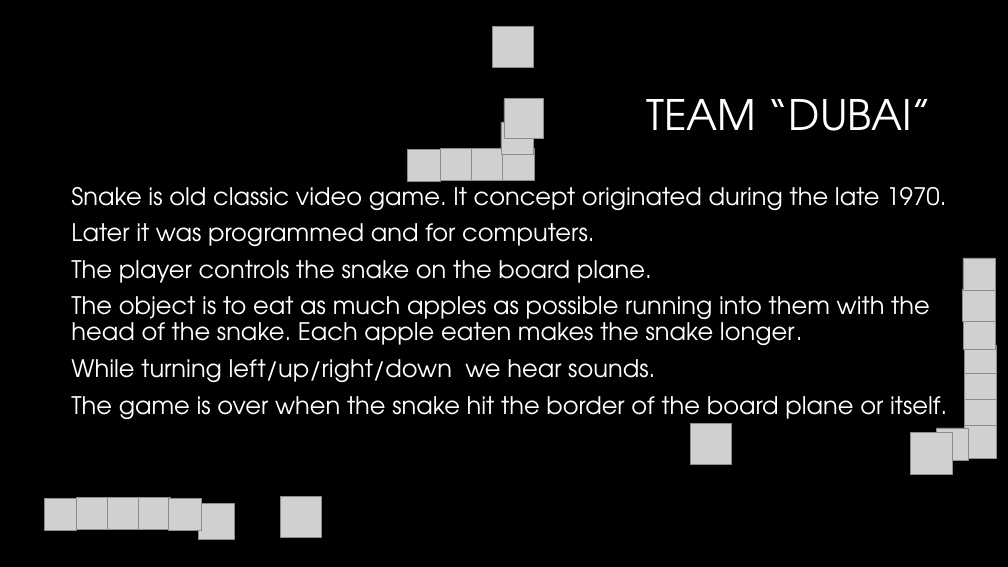
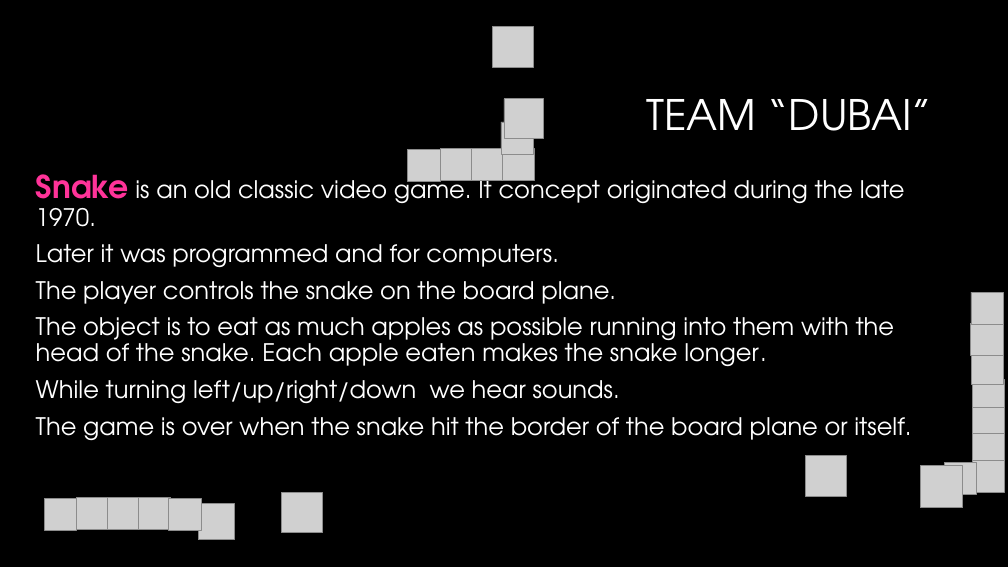
Before and after one commit to krasimalakov/Java-Basic-Game, a slide deck: slide 3 of Java-Basics-Team-Dubai.pptx. Drawn at 1008x567 pixels with LibreOffice and Linux fonts; fonts in the diff are those of the drawing; grey boxes stand for pictures; background and template pictures are left out. Boxes give left, top, right and bottom in pixels: in the first picture for what was removed or moved away, otherwise in the second. Text is boxed around its words. In the diff, an @@ line names an element or a change of style, - is before the commit and + after.

Commit message:
+few changes

```diff
--- a/Java-Basics-Team-Dubai.pptx
+++ b/Java-Basics-Team-Dubai.pptx
@@ text "Snake is an old classic ...": place and size @@
-text "Snake is an old classic ..." at [71,180,947,425]
+text "Snake is an old classic ..." at [36,173,911,440]
@@ text at [36,173,905,227]: text changed @@
-Snake is old classic video game. It concept originated during the late 1970.
+Snake is an old classic video game. It concept originated during the late 1970.
@@ 5 pictures: place and size @@
-5 pictures at [910,258,997,475]
+5 pictures at [920,292,1005,508]
@@ 4 pictures: place and size @@
-4 pictures at [937,346,997,461]
+4 pictures at [944,380,1005,495]
@@ picture: place and size @@
-picture at [690,423,731,464]
+picture at [805,456,846,497]
@@ picture: place and size @@
-picture at [281,497,321,538]
+picture at [282,492,323,533]
```
